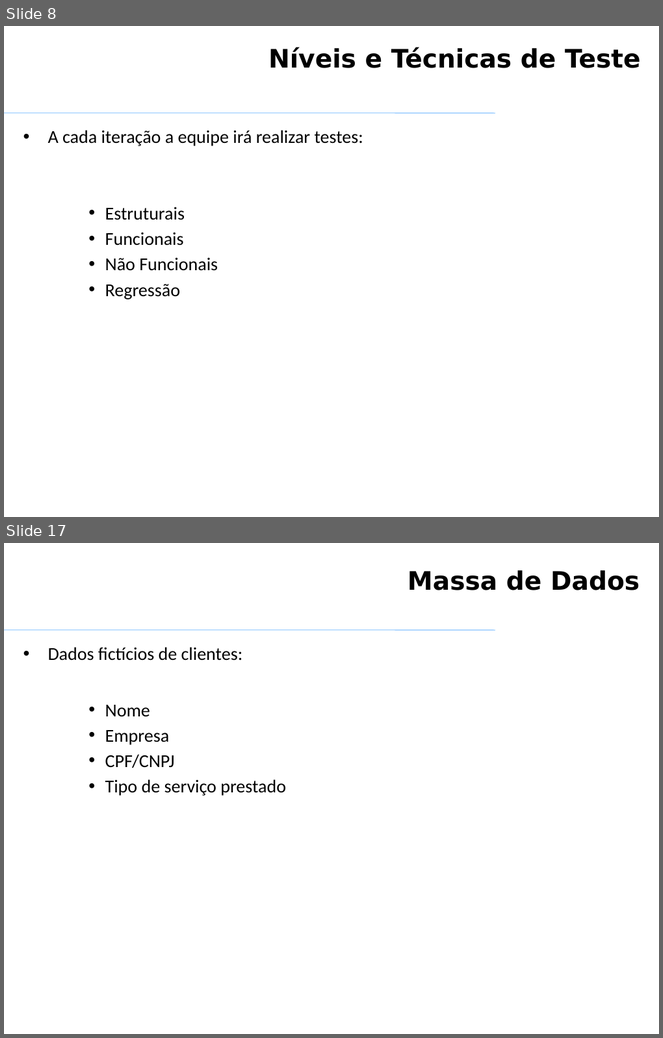
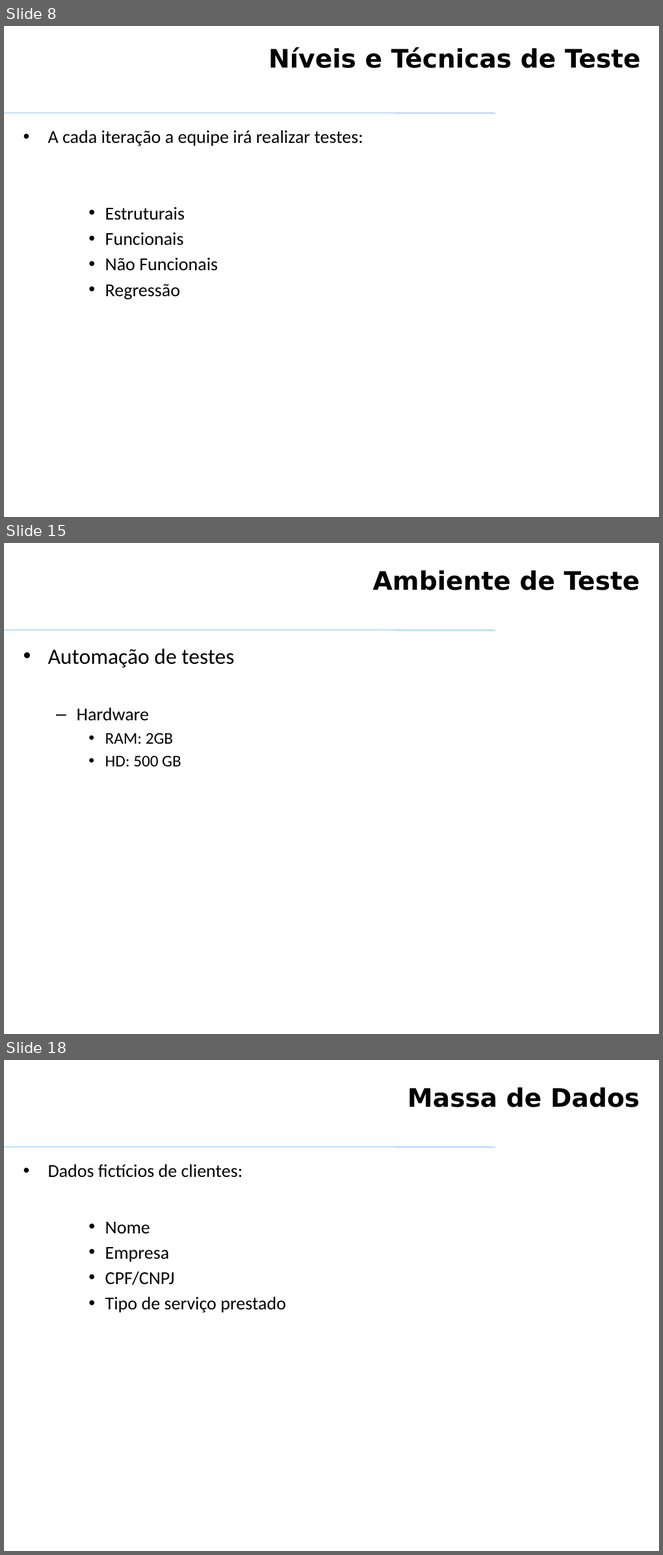
Before and after one commit to VagnerAlcantara/TCC, a slide deck: Qualidade de Produto de SW/Qualidade de produto de SW - TRABALHO.pptx. Shown one above the other, each under a label of ours: slides 8 and 17 before the commit, slides 8, 15 and 18 after it; the slides between them are not shown. The pictures are 663x1038 and 663x1555 pixels, drawn with LibreOffice and Linux fonts; fonts in the diff are those of the drawing; background and template pictures are left out. Boxes give left, top, right and bottom in pixels: in the first picture for what was removed or moved away, otherwise in the second. Text is boxed around its words. In the diff, an @@ line names an element or a change of style, - is before the commit and + after.

Commit message:
Update
Update

```diff
--- a/Qualidade de Produto de SW/Qualidade de produto de SW - TRABALHO.pptx
+++ b/Qualidade de Produto de SW/Qualidade de produto de SW - TRABALHO.pptx
@@ slide 15 added at [4,543,659,1034], background #FFFFFF; not listed: 1 template element that a slide beside it also shows @@
@@ title added at [373,570,640,590], 28 pt, text #000000, bold @@
+Ambiente de Teste
@@ text added at [48,648,234,767], 24 pt, text #000000 @@
+• Automação de testes
+  – Hardware
+    • RAM: 2GB
+    • HD: 500 GB
@@ what was slide 17 is now slide 18 @@
```
Also in this commit, not shown: 1 slide changed.
